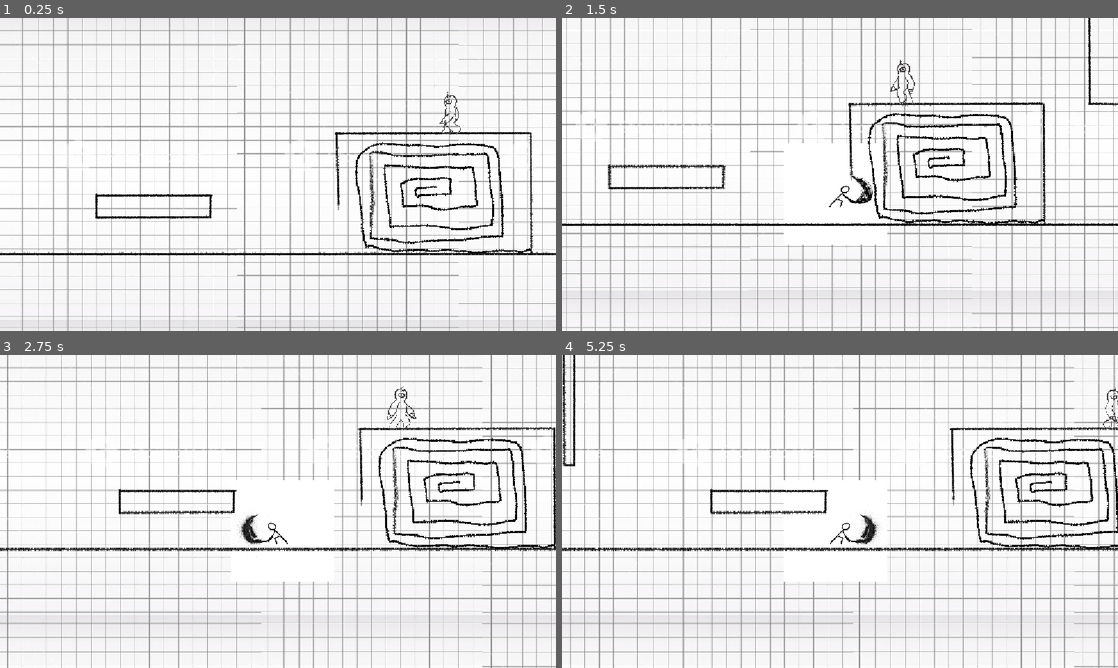
Above: before the commit, frames 1-4 (two rows, left to right).
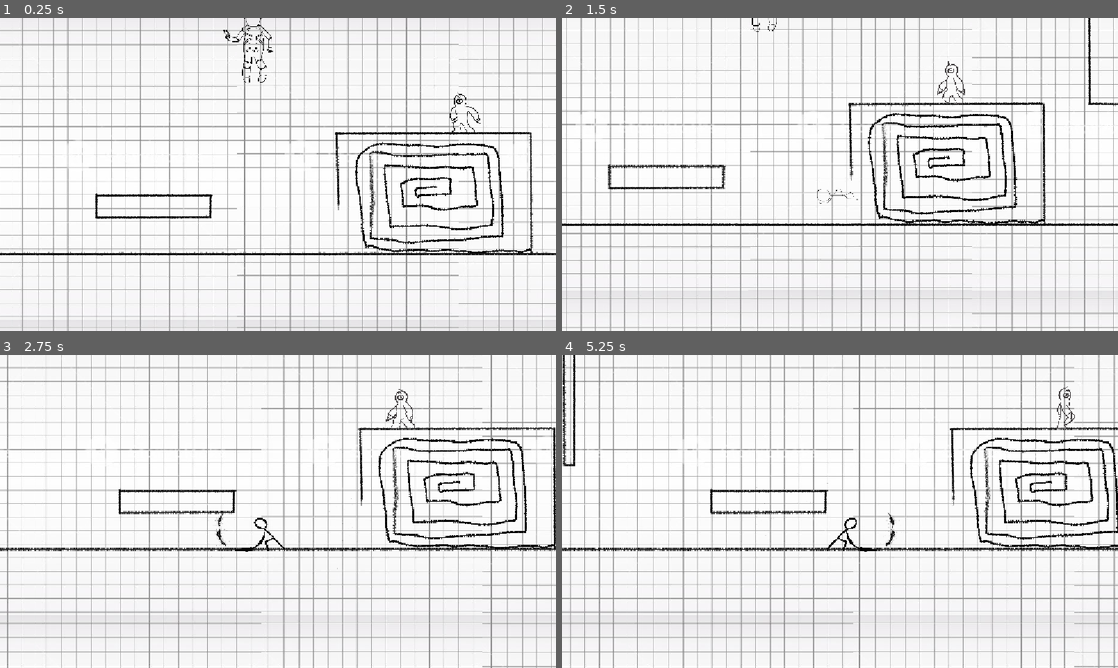
Above: after the commit, the same moments.

Repository: mortex1111/zavrsni
Game: Godot game, scene res://temp/temp_map.tscn
Same seed, same stepped clock (60 frames per second), same inputs: the game is played once before the commit and once after it.
Inputs (mouse positions are in pixels of both pictures, inside the frame that each line leads up to):
- Up to frame 1 (0.25 s): no input
- Up to frame 2 (1.5 s): tap Enter (ui_accept) at 0.5, 0.77 s; move the mouse to (962, 158) at 0.52 s; press the mouse at (962, 158) at 0.53 s; hold Right (ui_right) from 0.53 s (still down); move the mouse to (728, 190) at 1.27 s; release the mouse at (728, 190) at 1.28 s; tap Shift (air_dodge) at 1.35 s
- Up to frame 3 (2.75 s): tap Enter (ui_accept) at 1.52 s; click (166, 527) at 1.55 s; move the mouse to (333, 442) at 2.02 s; release Right (ui_right) at 2.03 s; press the mouse at (333, 442) at 2.03 s; hold Left (ui_left) from 2.03 s (still down)
- Up to frame 4 (5.25 s): move the mouse to (812, 574) at 2.77 s; release Left (ui_left) at 2.78 s; release the mouse at (812, 574) at 2.78 s; hold Right (ui_right) 2.78-4.28 s; click (812, 574) at 2.85 s; tap Enter (ui_accept) at 3.02, 3.77, 4.52 s; move the mouse to (1006, 558) at 3.52 s; press the mouse at (1006, 558) at 3.53 s; tap Shift (air_dodge) at 3.6 s; move the mouse to (673, 464) at 4.27 s; release the mouse at (673, 464) at 4.28 s; hold Left (ui_left) 4.28-5.03 s; click (673, 464) at 4.35 s; move the mouse to (867, 511) at 5.02 s; press the mouse at (867, 511) at 5.03 s; hold Right (ui_right) from 5.03 s (still down)

The runs differ from the first frame. In frame 1, 0.4% of the frame differs, in the area x 40-87%, y 0-38%; in frame 2, 1.4%; in frame 3, 1.5%, in the area x 38-75%, y 10-73%; in frame 4, 1.3%.

Commit message:
finished
napravi sam da player koje attack normalno radi i jos neke stvari al nez

Diff:
--- a/player/player.gd
+++ b/player/player.gd
@@ -14,8 +14,8 @@
 @export var hang_delay: float = 0.2
 @export var air_dodge_duration: float = 0.2
 @export var max_jumps: int = 2
-@export var attack_cool_len: int = 120
-@export var attack_len: int = 60
+@export var attack_cool_len: int = 60
+@export var attack_len: int = 45
 @export var dmgCoolLen: float = 0.3
 
 var scX = 0.8
--- a/scenes/player.tscn
+++ b/scenes/player.tscn
@@ -1,13 +1,9 @@
-[gd_scene load_steps=21 format=3 uid="uid://bn1o3txh2pdk7"]
+[gd_scene load_steps=17 format=3 uid="uid://bn1o3txh2pdk7"]
 
 [ext_resource type="Script" uid="uid://gg6rt47r6p0w" path="res://player/player.gd" id="1_smehm"]
 [ext_resource type="Texture2D" uid="uid://b7qqai14qhfsh" path="res://temp/temp.png" id="2_ur7pv"]
 [ext_resource type="Texture2D" uid="uid://b25y5ilyyx6xu" path="res://player/sprites/Project (20251126015330).png" id="3_y4r1p"]
-[ext_resource type="Texture2D" uid="uid://dc6x3bl0f5pr5" path="res://temp/IMG-20251130-WA0001.jpg" id="4_d2wvv"]
-[ext_resource type="Texture2D" uid="uid://dhf7tngylm0w3" path="res://temp/IMG-20251130-WA0003.jpg" id="5_3v2ag"]
-[ext_resource type="Texture2D" uid="uid://dwns0h3w2vm0i" path="res://temp/IMG-20251130-WA0004.jpg" id="6_jej6c"]
-[ext_resource type="Texture2D" uid="uid://fq8gbqh8kh5x" path="res://temp/IMG-20251130-WA0005.jpg" id="7_f1ej7"]
-[ext_resource type="Texture2D" uid="uid://celxw3syt1rj6" path="res://temp/IMG-20251130-WA0006.jpg" id="8_oprun"]
+[ext_resource type="Texture2D" uid="uid://c0f4wh54b3nyr" path="res://player/sprites/attackAnim.png" id="5_tuyoq"]
 [ext_resource type="Texture2D" uid="uid://dah0p3e1alei" path="res://player/sprites/hanging.png" id="9_ur7pv"]
 [ext_resource type="Texture2D" uid="uid://s05aaegpi8dv" path="res://player/sprites/air_dodge.png" id="10_y4r1p"]
 
@@ -245,8 +241,7 @@
 
 [sub_resource type="Animation" id="Animation_dsqjq"]
 resource_name = "attack"
-length = 1.6
-loop_mode = 1
+length = 0.25
 step = 0.1
 tracks/0/type = "value"
 tracks/0/imported = false
@@ -255,10 +250,10 @@
 tracks/0/interp = 1
 tracks/0/loop_wrap = true
 tracks/0/keys = {
-"times": PackedFloat32Array(0, 0.3, 0.6, 0.894505, 1.19427),
-"transitions": PackedFloat32Array(1, 1, 1, 1, 1),
-"update": 1,
-"values": [ExtResource("4_d2wvv"), ExtResource("5_3v2ag"), ExtResource("6_jej6c"), ExtResource("7_f1ej7"), ExtResource("8_oprun")]
+"times": PackedFloat32Array(0),
+"transitions": PackedFloat32Array(1),
+"update": 1,
+"values": [ExtResource("5_tuyoq")]
 }
 tracks/1/type = "value"
 tracks/1/imported = false
@@ -279,10 +274,22 @@
 tracks/2/interp = 1
 tracks/2/loop_wrap = true
 tracks/2/keys = {
-"times": PackedFloat32Array(0, 0.1, 0.2, 0.3, 0.4, 0.5, 0.6, 0.7, 0.8, 0.9, 1, 1.1, 1.20043, 1.30043, 1.40043),
-"transitions": PackedFloat32Array(1, 1, 1, 1, 1, 1, 1, 1, 1, 1, 1, 1, 1, 1, 1),
-"update": 1,
-"values": [0, 1, 2, 0, 1, 2, 0, 1, 2, 0, 1, 2, 0, 1, 2]
+"times": PackedFloat32Array(0, 0.07966168, 0.13823102),
+"transitions": PackedFloat32Array(1, 1, 1),
+"update": 1,
+"values": [0, 1, 2]
+}
+tracks/3/type = "value"
+tracks/3/imported = false
+tracks/3/enabled = true
+tracks/3/path = NodePath("Sprite2D:scale")
+tracks/3/interp = 1
+tracks/3/loop_wrap = true
+tracks/3/keys = {
+"times": PackedFloat32Array(0),
+"transitions": PackedFloat32Array(1),
+"update": 0,
+"values": [Vector2(0.3, 0.3)]
 }
 
 [sub_resource type="Animation" id="Animation_y4r1p"]
@@ -335,6 +342,18 @@
 "update": 1,
 "values": [1]
 }
+tracks/4/type = "value"
+tracks/4/imported = false
+tracks/4/enabled = true
+tracks/4/path = NodePath("Sprite2D:scale")
+tracks/4/interp = 1
+tracks/4/loop_wrap = true
+tracks/4/keys = {
+"times": PackedFloat32Array(0),
+"transitions": PackedFloat32Array(1),
+"update": 0,
+"values": [Vector2(1, 1)]
+}
 
 [sub_resource type="Animation" id="Animation_d72yr"]
 resource_name = "idle"
@@ -351,7 +370,7 @@
 }
 
 [sub_resource type="RectangleShape2D" id="RectangleShape2D_jyy20"]
-size = Vector2(141.25, 190)
+size = Vector2(183.75, 237.49998)
 
 [sub_resource type="RectangleShape2D" id="RectangleShape2D_y4r1p"]
 size = Vector2(110.00007, 165.00003)
@@ -389,7 +408,8 @@
 collision_mask = 8
 
 [node name="CollisionShape2D2" type="CollisionShape2D" parent="attack"]
-position = Vector2(115.625, 7.5)
+position = Vector2(136.87498, -16.249989)
+scale = Vector2(0.99999994, 0.99999994)
 shape = SubResource("RectangleShape2D_jyy20")
 
 [node name="Lgrab" type="RayCast2D" parent="."]
--- a/temp/mini_kiklop.gd
+++ b/temp/mini_kiklop.gd
@@ -4,15 +4,20 @@
 var attacking = false
 var tempAttacking = false
 var dir = -1
+var hurting = 1
 
 @warning_ignore("unused_parameter")
 func _physics_process(delta: float) -> void:
 	mode()
 	if !is_on_floor():
-		velocity.y = 500
-	if !attacking:
+		velocity.y = 1000
+	if hurting > 0:
+		dmgTake(delta)
+	elif !attacking:
+		$AnimatedSprite2D.scale = Vector2(0.8, 0.8)
 		move()
 	else:
+		$AnimatedSprite2D.scale = Vector2(0.8, 0.8)
 		attack()
 	move_and_slide()
 
@@ -27,6 +32,12 @@
 	else:
 		$RayCast2D.target_position = ($"../Player".global_position - global_position) + Vector2(0, 100)
 		$RayCast2D2.target_position = ($"../Player".global_position - global_position) + Vector2(0, 100)
+
+func dmgTake(delta: float):
+	hurting -= delta
+	$Attack.monitorable = false
+	velocity.x = 0
+	$AnimatedSprite2D.scale = Vector2(0.5, 0.5)
 
 func move():
 	$Attack/right.disabled = true
@@ -43,6 +54,7 @@
 		velocity.x = speed
 
 func attack():
+	$Attack.monitorable = true
 	if tempAttacking == false:
 		tempAttacking = true
 		if (global_position.x < $"../Player".global_position.x):
@@ -75,5 +87,7 @@
 
 func _on_dmg_area_area_entered(area: Area2D) -> void:
 	HP -= int(area.editor_description)
+	$AnimatedSprite2D.play("dmg")
+	hurting = 2
 	if HP < 1:
 		queue_free()
--- a/temp/temp_map.tscn
+++ b/temp/temp_map.tscn
@@ -20,6 +20,7 @@
 [ext_resource type="Texture2D" uid="uid://7yhbe4s6cl67" path="res://Enemies/miniKiklop/attack (20251228091842).png" id="21_jyy20"]
 [ext_resource type="Script" uid="uid://bf7gd2rlil42o" path="res://temp/mini_kiklop.gd" id="21_u8ib0"]
 [ext_resource type="Texture2D" uid="uid://u3i32j68w1tq" path="res://Enemies/miniKiklop/Project (20251228092735).png" id="22_jyy20"]
+[ext_resource type="Texture2D" uid="uid://bssrjy6m6rav2" path="res://Enemies/miniKiklop/Project (20251230083028).png" id="22_u8ib0"]
 [ext_resource type="Texture2D" uid="uid://b1p4y4uwnli7x" path="res://map1/interactions/rocket/Project (20251127072005).png" id="23_xxv45"]
 
 [sub_resource type="RectangleShape2D" id="RectangleShape2D_ckyeh"]
@@ -385,6 +386,22 @@
 atlas = ExtResource("22_jyy20")
 region = Rect2(7371, 0, 819, 819)
 
+[sub_resource type="AtlasTexture" id="AtlasTexture_jyy20"]
+atlas = ExtResource("22_u8ib0")
+region = Rect2(6825, 0, 1365, 1365)
+
+[sub_resource type="AtlasTexture" id="AtlasTexture_rxiwj"]
+atlas = ExtResource("22_u8ib0")
+region = Rect2(5460, 0, 1365, 1365)
+
+[sub_resource type="AtlasTexture" id="AtlasTexture_ostn5"]
+atlas = ExtResource("22_u8ib0")
+region = Rect2(4095, 0, 1365, 1365)
+
+[sub_resource type="AtlasTexture" id="AtlasTexture_pffeu"]
+atlas = ExtResource("22_u8ib0")
+region = Rect2(2730, 0, 1365, 1365)
+
 [sub_resource type="SpriteFrames" id="SpriteFrames_ufqis"]
 animations = [{
 "frames": [{
@@ -456,6 +473,32 @@
 "loop": true,
 "name": &"default",
 "speed": 5.0
+}, {
+"frames": [{
+"duration": 0.4,
+"texture": SubResource("AtlasTexture_jyy20")
+}, {
+"duration": 0.4,
+"texture": SubResource("AtlasTexture_rxiwj")
+}, {
+"duration": 0.6,
+"texture": SubResource("AtlasTexture_ostn5")
+}, {
+"duration": 1.0,
+"texture": SubResource("AtlasTexture_pffeu")
+}, {
+"duration": 0.6,
+"texture": SubResource("AtlasTexture_ostn5")
+}, {
+"duration": 0.4,
+"texture": SubResource("AtlasTexture_rxiwj")
+}, {
+"duration": 0.4,
+"texture": SubResource("AtlasTexture_jyy20")
+}],
+"loop": false,
+"name": &"dmg",
+"speed": 5.0
 }]
 
 [sub_resource type="RectangleShape2D" id="RectangleShape2D_5oev5"]
@@ -846,7 +889,7 @@
 }
 
 [node name="Astronaut" parent="." instance=ExtResource("19_6aso7")]
-position = Vector2(4309, -1966)
+position = Vector2(1338, -235)
 radius = 500.0
 
 [node name="miniKiklop" type="CharacterBody2D" parent="."]
@@ -858,7 +901,7 @@
 [node name="AnimatedSprite2D" type="AnimatedSprite2D" parent="miniKiklop"]
 scale = Vector2(0.8, 0.8)
 sprite_frames = SubResource("SpriteFrames_ufqis")
-frame_progress = 0.29269934
+animation = &"dmg"
 offset = Vector2(25, 0)
 flip_h = true
 
Binary file added: Enemies/miniKiklop/Project (20251230083028).png
Not shown, added: Enemies/miniKiklop/Project (20251230083028).png.import
Binary file added: player/sprites/attackAnim.png
Not shown, added: player/sprites/attackAnim.png.import
Not shown: 1 places in temp/temp_map.tscn that only renumber resources
